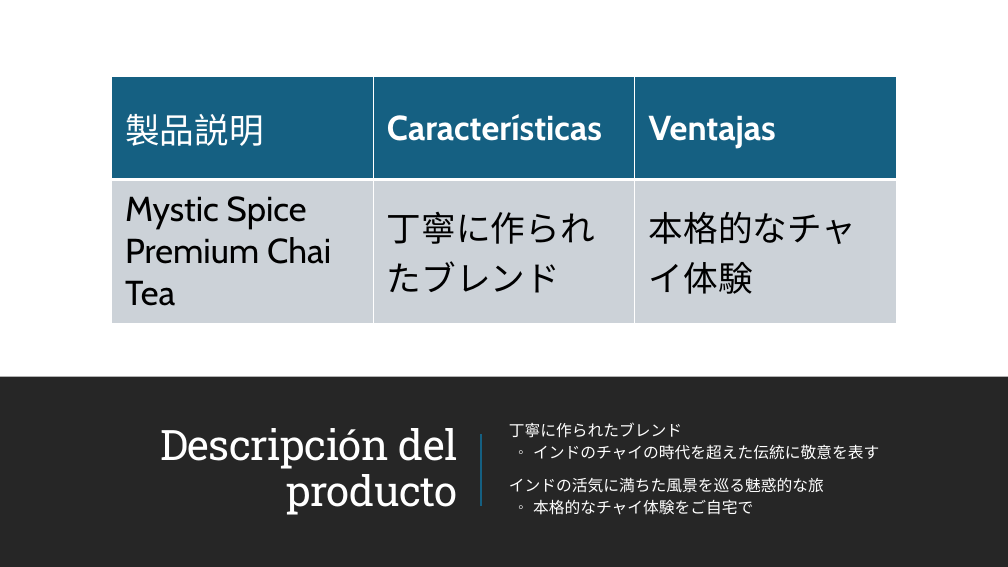
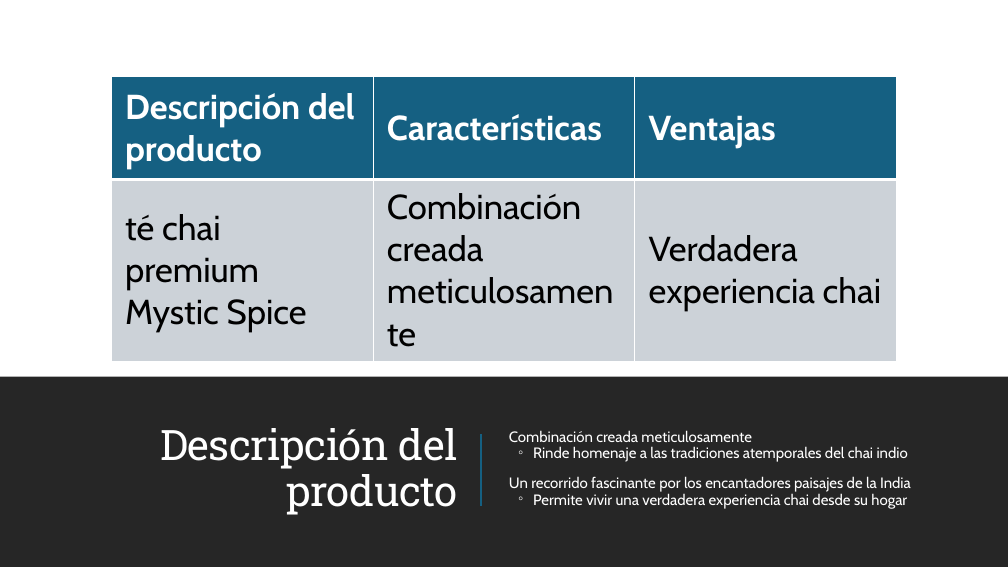
Before and after one commit to MicrosoftLearning/MS-4004-Empower-workforce-copilot-use-cases.es-es, a slide deck: slide 4 of ResourceFiles/Mystic Spice Premium Chai Market Analysis Presentation.pptx. Drawn at 1008x567 pixels with LibreOffice and Linux fonts; fonts in the diff are those of the drawing. Boxes give left, top, right and bottom in pixels: in the first picture for what was removed or moved away, otherwise in the second. Text is boxed around its words. In the diff, an @@ line names an element or a change of style, - is before the commit and + after.

```diff
--- a/ResourceFiles/Mystic Spice Premium Chai Market Analysis Presentation.pptx
+++ b/ResourceFiles/Mystic Spice Premium Chai Market Analysis Presentation.pptx
@@ table at (111,77,896,396) @@
-row 1, column 1: 製品説明
+row 1, column 1: Descripción del producto
-row 2: Mystic Spice Premium Chai Tea | 丁寧に作られたブレンド | 本格的なチャイ体験
+row 2: té chai premium Mystic Spice | Combinación creada meticulosamente | Verdadera experiencia chai
@@ text at (509,430,911,509): text changed; size 15 to 14.2 pt @@
-  丁寧に作られたブレンド
-  ◦ インドのチャイの時代を超えた伝統に敬意を表す
-  インドの活気に満ちた風景を巡る魅惑的な旅
-  ◦ 本格的なチャイ体験をご自宅で
+  Combinación creada meticulosamente
+  ◦ Rinde homenaje a las tradiciones atemporales del chai indio
+  Un recorrido fascinante por los encantadores paisajes de la India
+  ◦ Permite vivir una verdadera experiencia chai desde su hogar
```
Also in this commit, not shown: 13 other slides changed, 32 other files.
